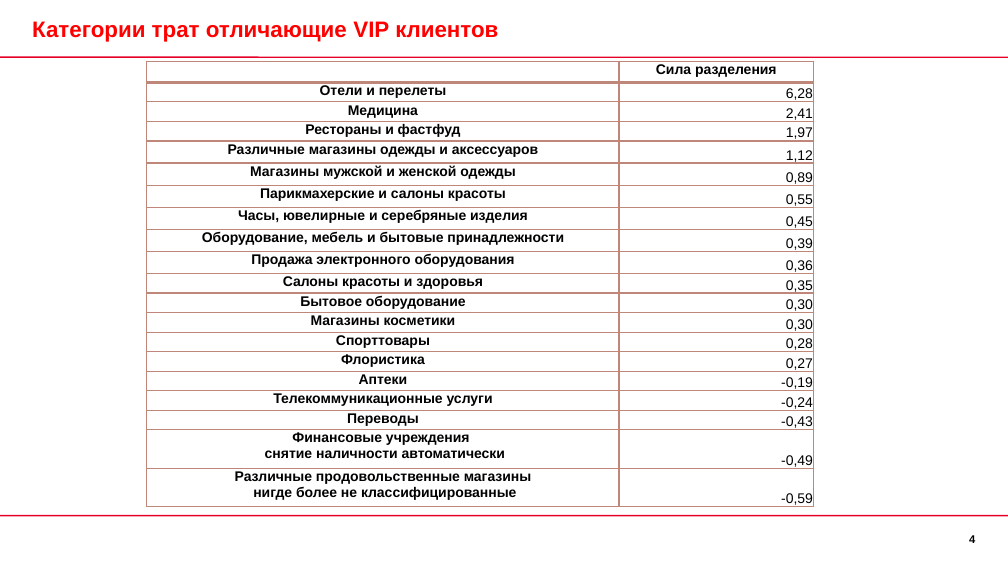
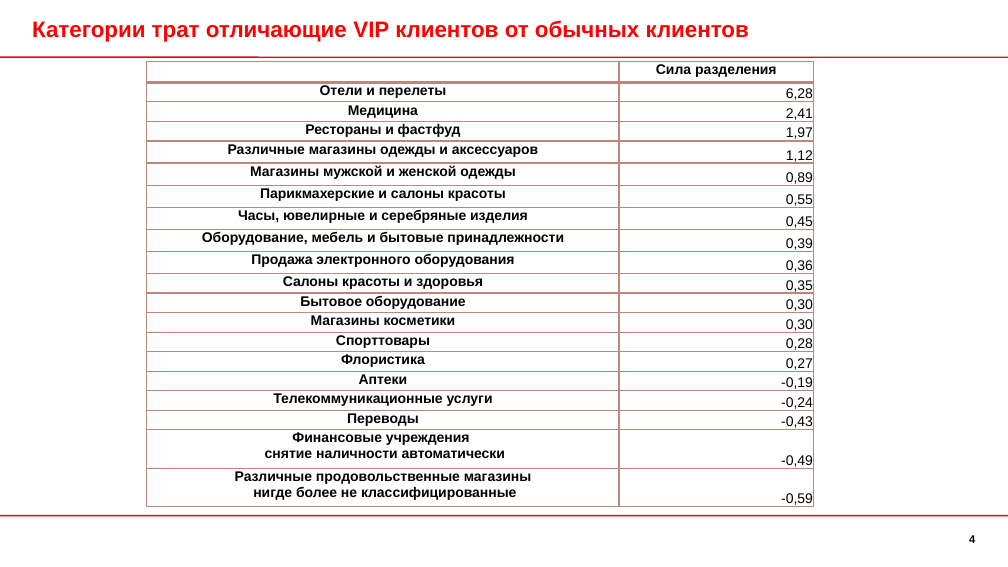
Before and after one commit to aamamaev/HH, a slide deck: slide 4 of VIP_detection.pptx. Drawn at 1008x567 pixels with LibreOffice and Linux fonts; fonts in the diff are those of the drawing; background and template pictures are left out. Boxes give left, top, right and bottom in pixels: in the first picture for what was removed or moved away, otherwise in the second. Text is boxed around its words. In the diff, an @@ line names an element or a change of style, - is before the commit and + after.

```diff
--- a/VIP_detection.pptx
+++ b/VIP_detection.pptx
@@ title at (32,20,749,42): text changed @@
-Категории трат отличающие VIP клиентов
+Категории трат отличающие VIP клиентов от обычных клиентов
```
Also in this commit, not shown: 1 other slide changed, 1 slide added, 1 other file.
